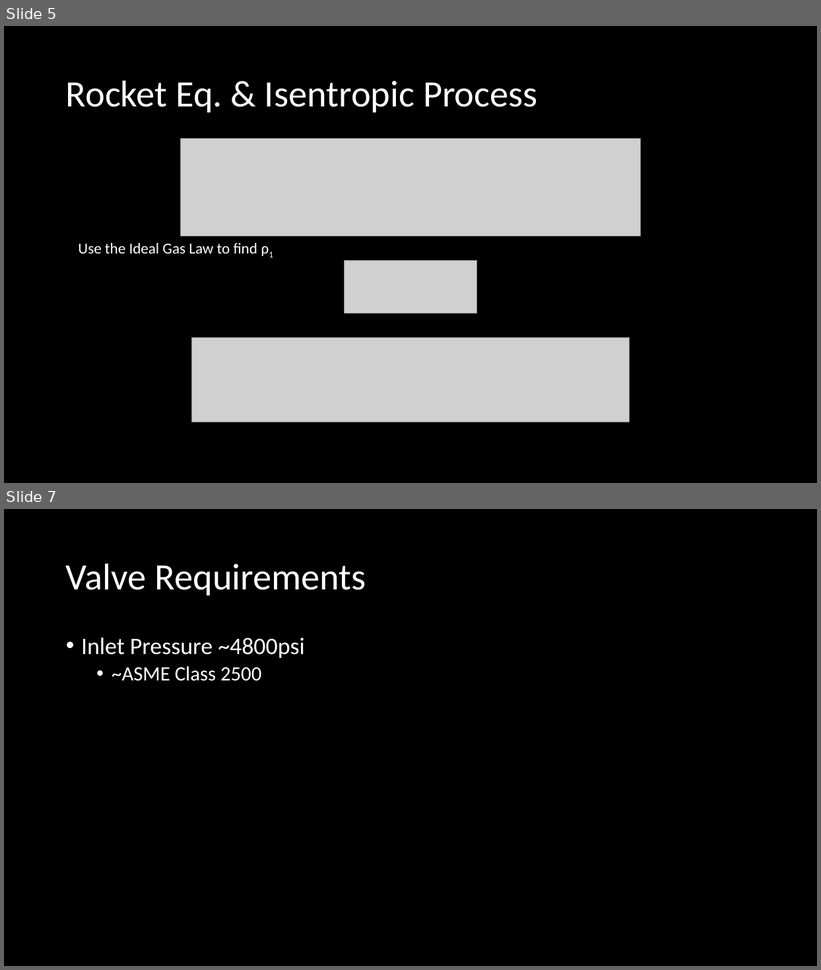
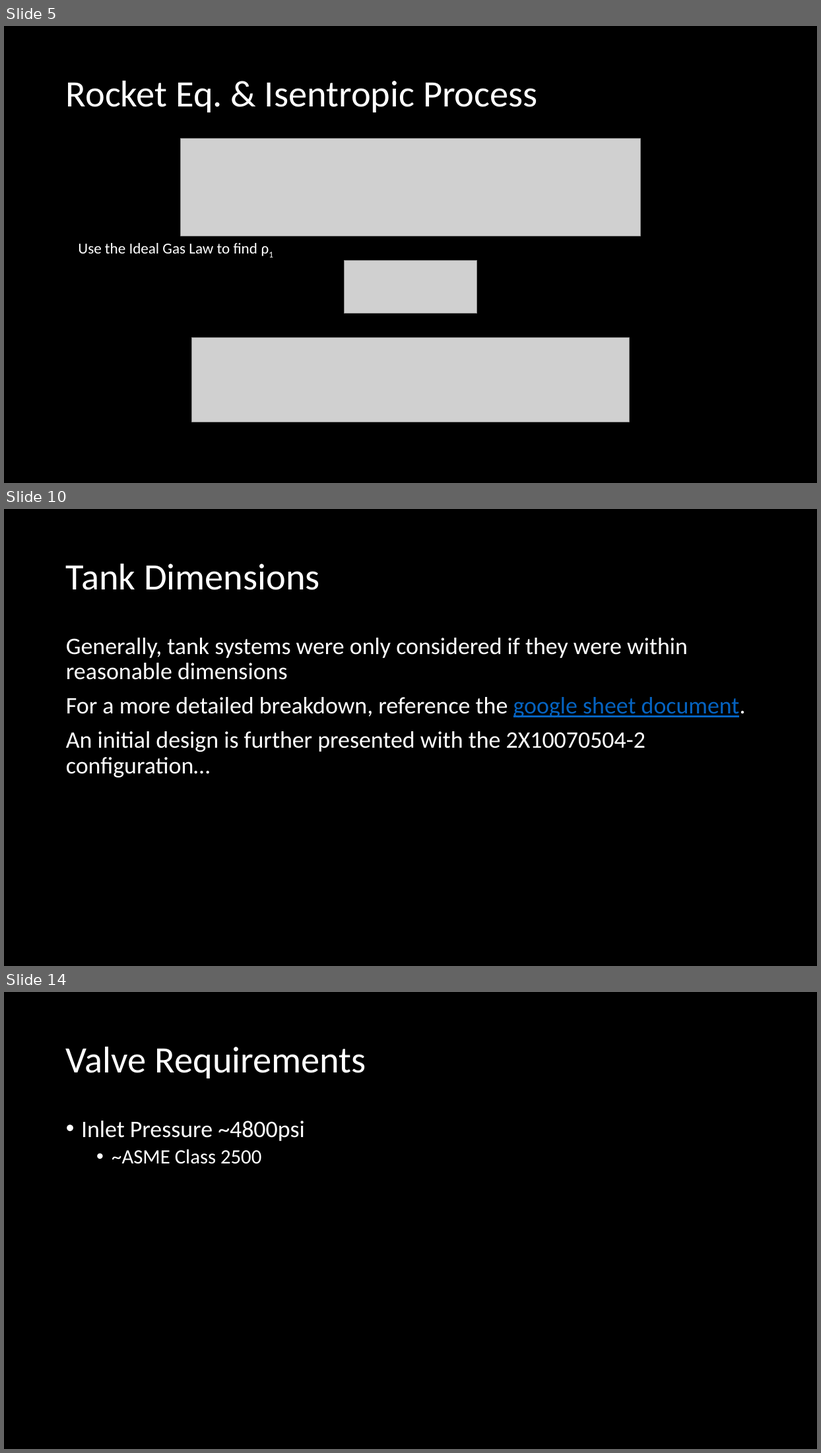
Before and after one commit to Kent1701/Cal_Poly_SLO_Hyperloop_Propulsion_2019_2020, a slide deck: Presentations/CDR_Prop.pptx. Shown one above the other, each under a label of ours: slides 5 and 7 before the commit, slides 5, 10 and 14 after it; the slides between them are not shown. The pictures are 821x970 and 821x1453 pixels, drawn with LibreOffice and Linux fonts; fonts in the diff are those of the drawing; grey boxes stand for pictures. Boxes give left, top, right and bottom in pixels: in the first picture for what was removed or moved away, otherwise in the second. Text is boxed around its words. In the diff, an @@ line names an element or a change of style, - is before the commit and + after.

```diff
--- a/Presentations/CDR_Prop.pptx
+++ b/Presentations/CDR_Prop.pptx
@@ slide 10 added at (x1=4, y1=509, x2=817, y2=966), background #000000 @@
@@ title added at (x1=66, y1=563, x2=320, y2=590), 44 pt, text #FFFFFF @@
+Tank Dimensions
@@ text added at (x1=66, y1=638, x2=746, y2=778), 28 pt, text #FFFFFF @@
+Generally, tank systems were only considered if they were within reasonable dimensions
+For a more detailed breakdown, reference the google sheet document.
+An initial design is further presented with the 2X10070504-2 configuration…
@@ what was slide 7 is now slide 14 @@
```
Also in this commit, not shown: 2 slides changed, 7 other slides added, 1 slide removed, 4 other files.
